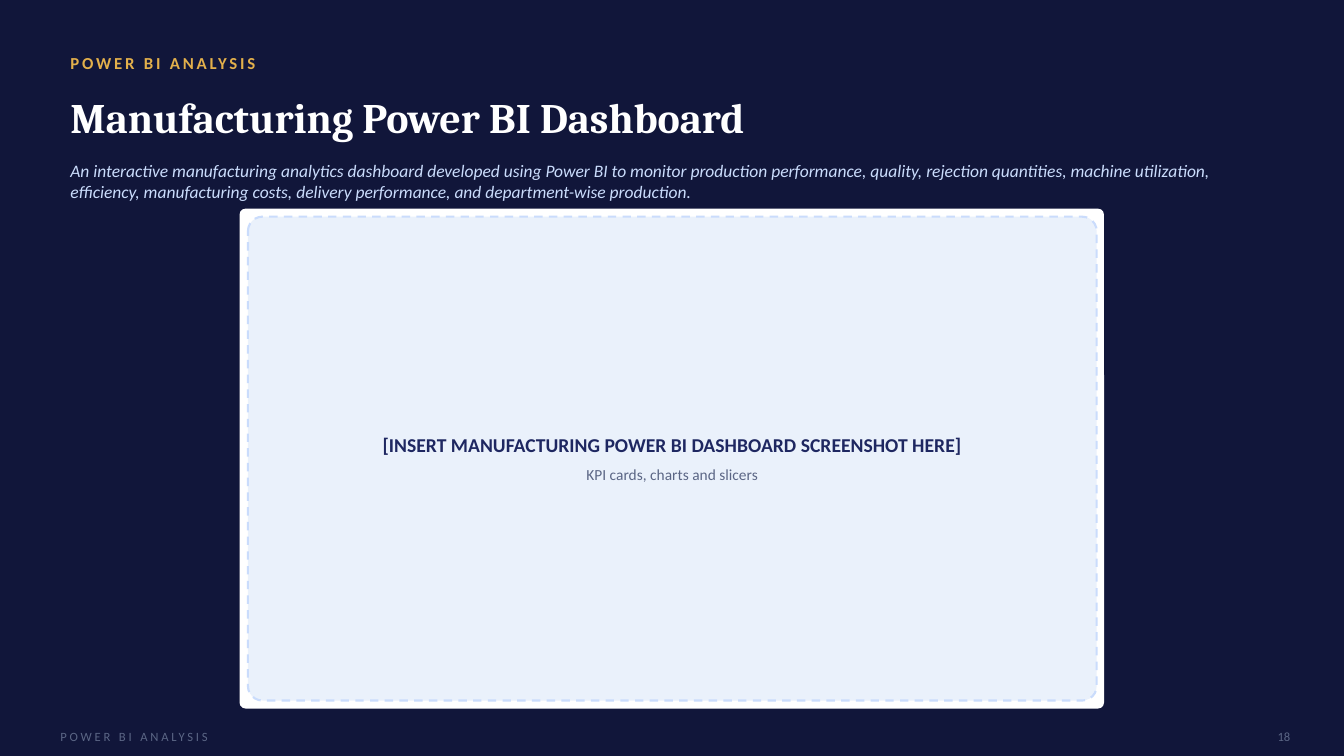
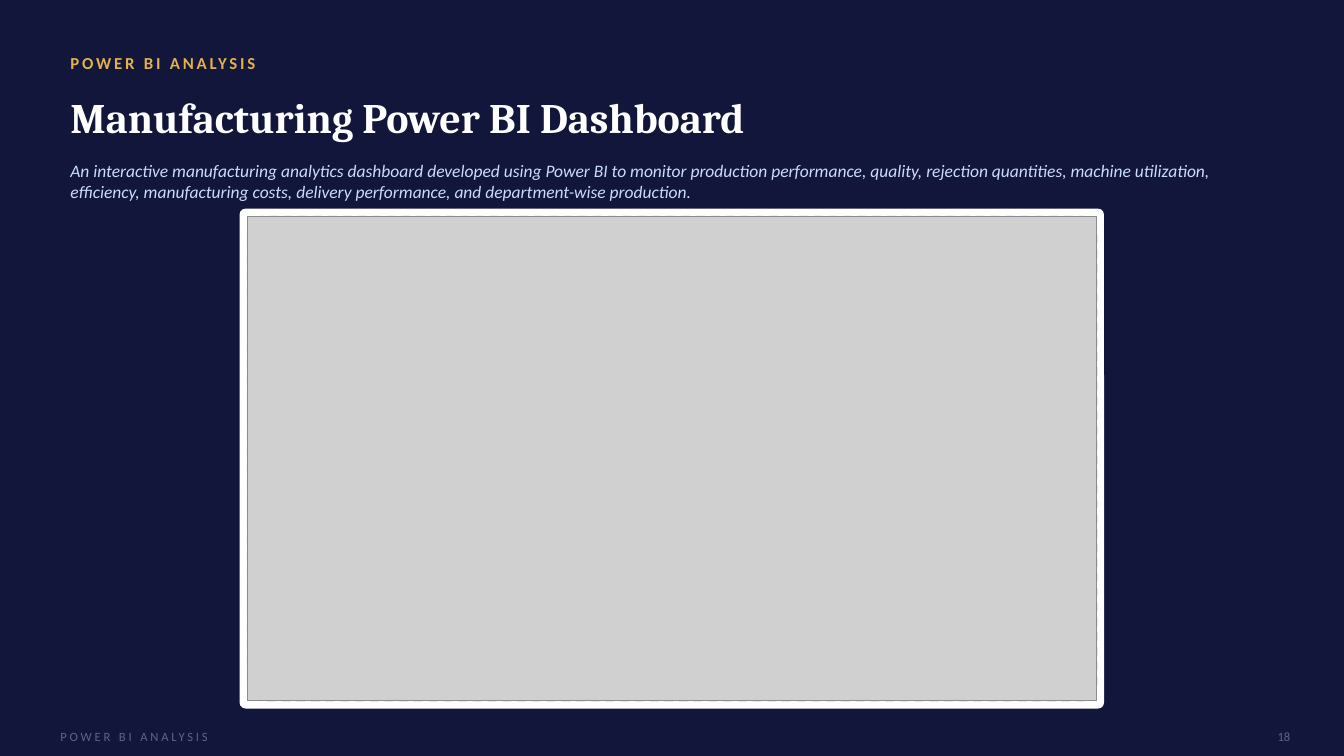
Before and after one commit to jfvksvns/P1413-Manufacturing-Analytics, a slide deck: slide 17 of Manufacturing_Analytics_Presentation.pptx. Drawn at 1344x756 pixels with LibreOffice and Linux fonts; fonts in the diff are those of the drawing; grey boxes stand for pictures. Boxes give left, top, right and bottom in pixels: in the first picture for what was removed or moved away, otherwise in the second. Text is boxed around its words. In the diff, an @@ line names an element or a change of style, - is before the commit and + after.

```diff
--- a/Manufacturing_Analytics_Presentation.pptx
+++ b/Manufacturing_Analytics_Presentation.pptx
@@ picture added at (248,217,1097,701) @@
@@ text in rounded rectangle at (383,437,961,482): text removed @@
-[INSERT MANUFACTURING POWER BI DASHBOARD SCREENSHOT HERE]
-KPI cards, charts and slicers
```
Also in this commit, not shown: 2 other slides changed.
